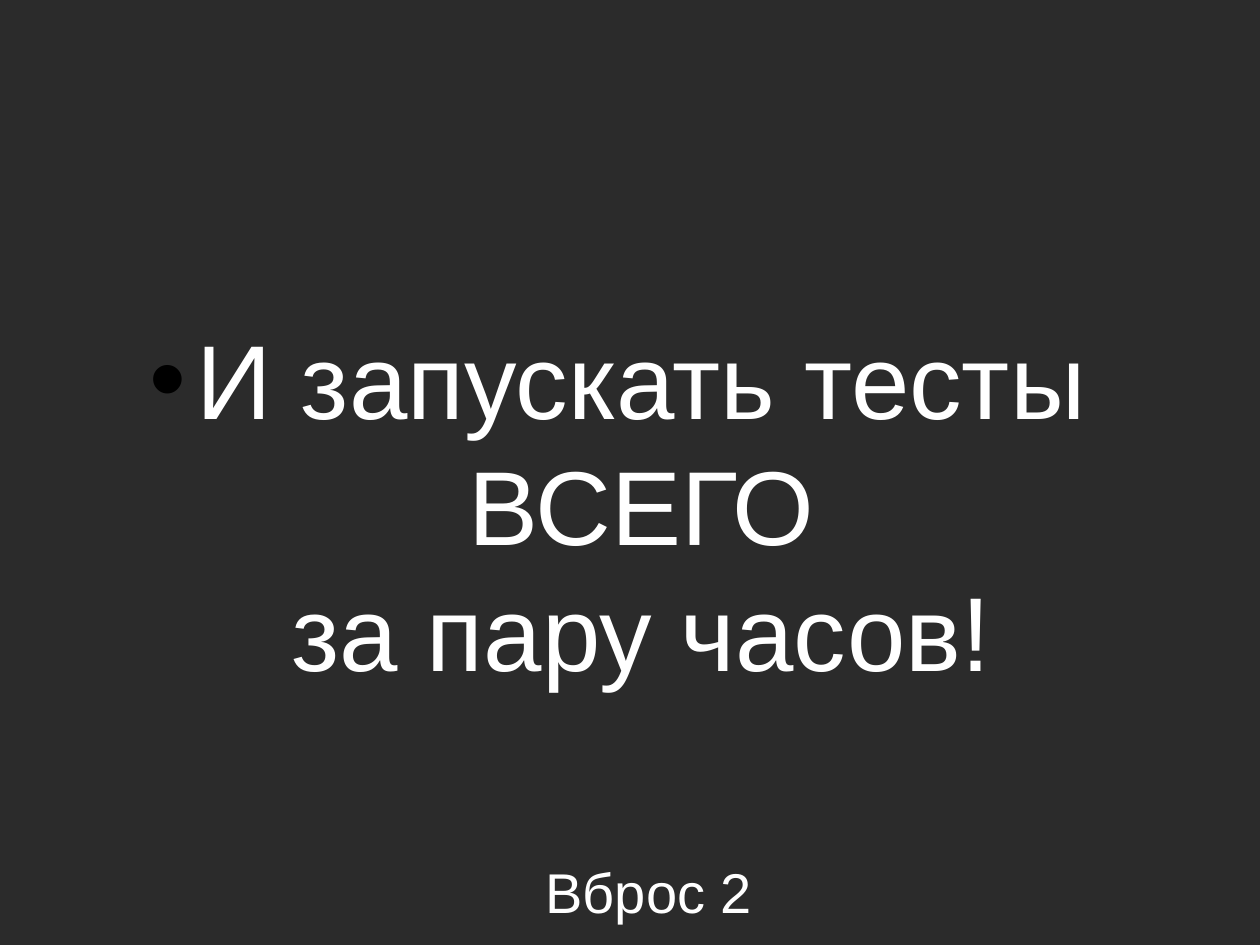
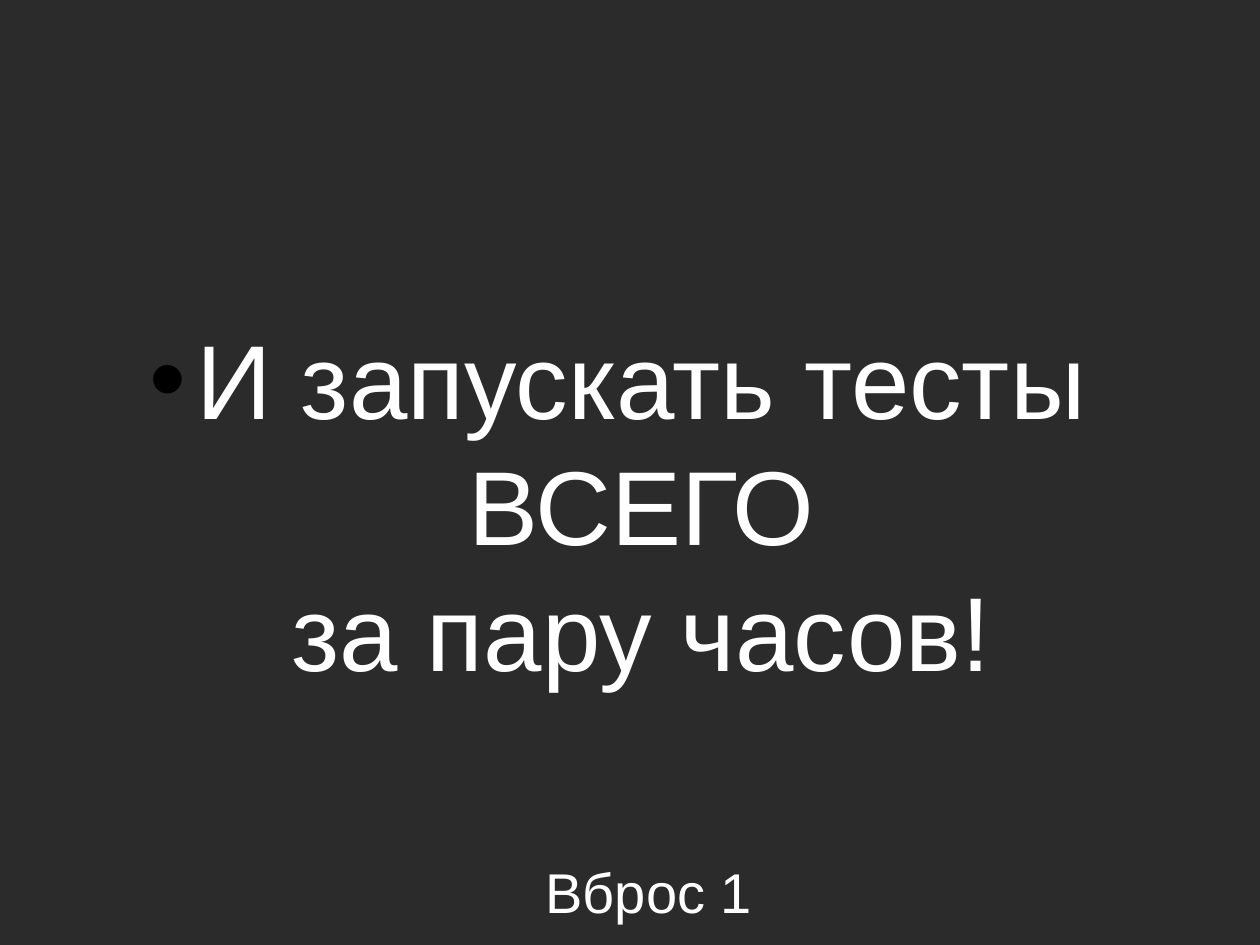
Before and after one commit to asolntsev/presentations, a slide deck: slide 6 of ui-tests/the_fast_and_the_continuous.seleniumcamp2014.odp. Drawn at 1260x945 pixels with LibreOffice and Linux fonts; fonts in the diff are those of the drawing; background and template pictures are left out; a plain dark background stands for a picture behind light text. Boxes give left, top, right and bottom in pixels: in the first picture for what was removed or moved away, otherwise in the second. Text is boxed around its words. In the diff, an @@ line names an element or a change of style, - is before the commit and + after.

```diff
--- a/ui-tests/the_fast_and_the_continuous.seleniumcamp2014.odp
+++ b/ui-tests/the_fast_and_the_continuous.seleniumcamp2014.odp
@@ title at (546, 872, 752, 924): text changed @@
-Вброс 2
+Вброс 1
```
Also in this commit, not shown: 5 other slides changed, 22 slides added, 3 slides removed.
